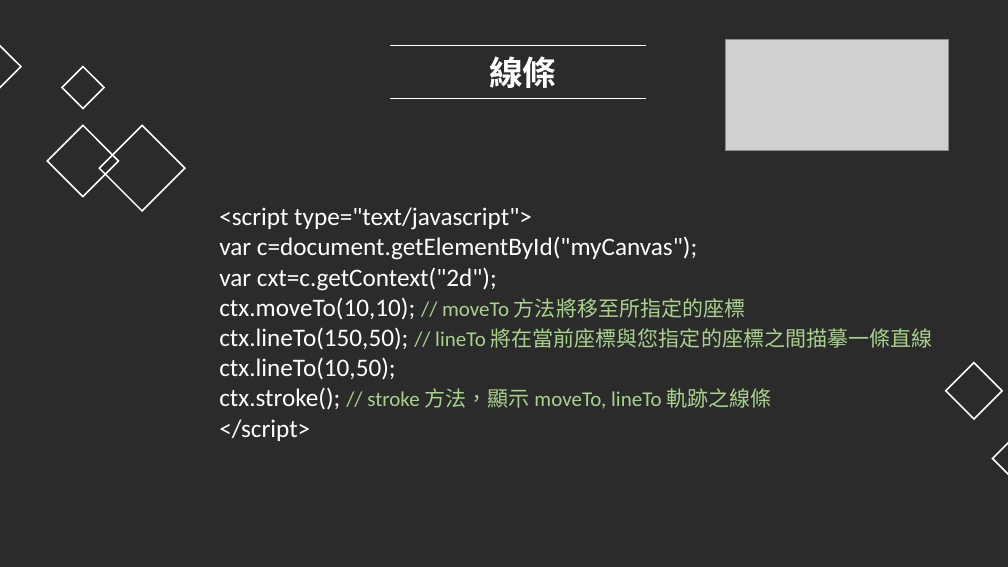
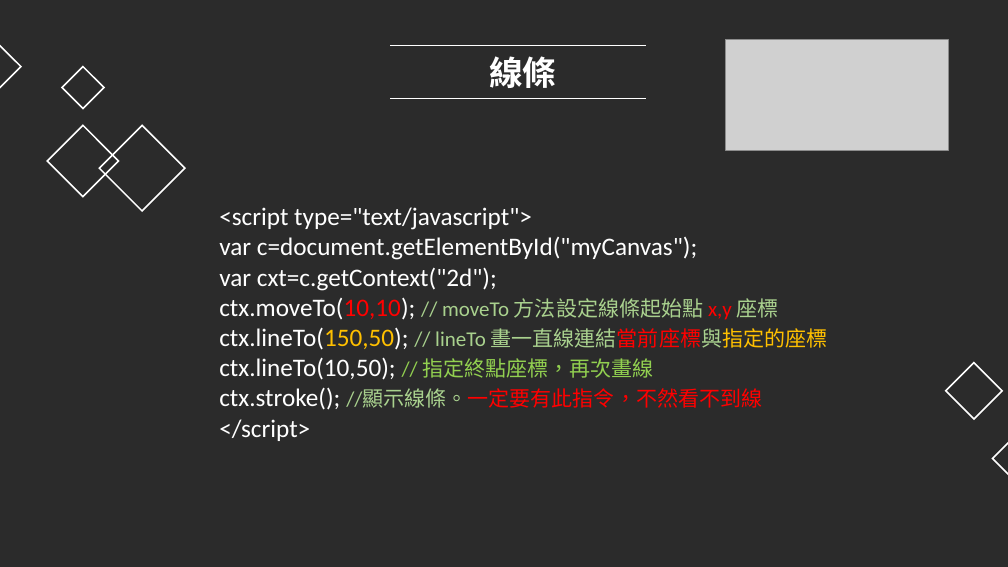
Before and after one commit to mos2718/FHIR_PACS, a slide deck: slide 17 of HTML5Canvas/HTMLCanvasIntroduction.pptx (slide 16 before the commit). Drawn at 1008x567 pixels with LibreOffice and Linux fonts; fonts in the diff are those of the drawing; grey boxes stand for pictures; background and template pictures are left out; a plain dark background stands for a picture behind light text. Boxes give left, top, right and bottom in pixels: in the first picture for what was removed or moved away, otherwise in the second. Text is boxed around its words. In the diff, an @@ line names an element or a change of style, - is before the commit and + after.

```diff
--- a/HTML5Canvas/HTMLCanvasIntroduction.pptx
+++ b/HTML5Canvas/HTMLCanvasIntroduction.pptx
@@ text at box(219, 297, 828, 410): text changed; text colour #A9D18E to #FFFFFF @@
-ctx.moveTo(10,10); // moveTo 方法將移至所指定的座標
-ctx.lineTo(150,50); // lineTo 將在當前座標與您指定的座標之間描摹一條直線
-ctx.lineTo(10,50);
-ctx.stroke(); // stroke 方法，顯示 moveTo, lineTo 軌跡之線條
+ctx.moveTo(10,10); // moveTo 方法設定線條起始點 x,y 座標
+ctx.lineTo(150,50); // lineTo 畫一直線連結當前座標與指定的座標
+ctx.lineTo(10,50); // 指定終點座標，再次畫線
+ctx.stroke(); //顯示線條。一定要有此指令，不然看不到線
```
Also in this commit, not shown: 1 other slide changed, 2 slides added, 2 other files.
